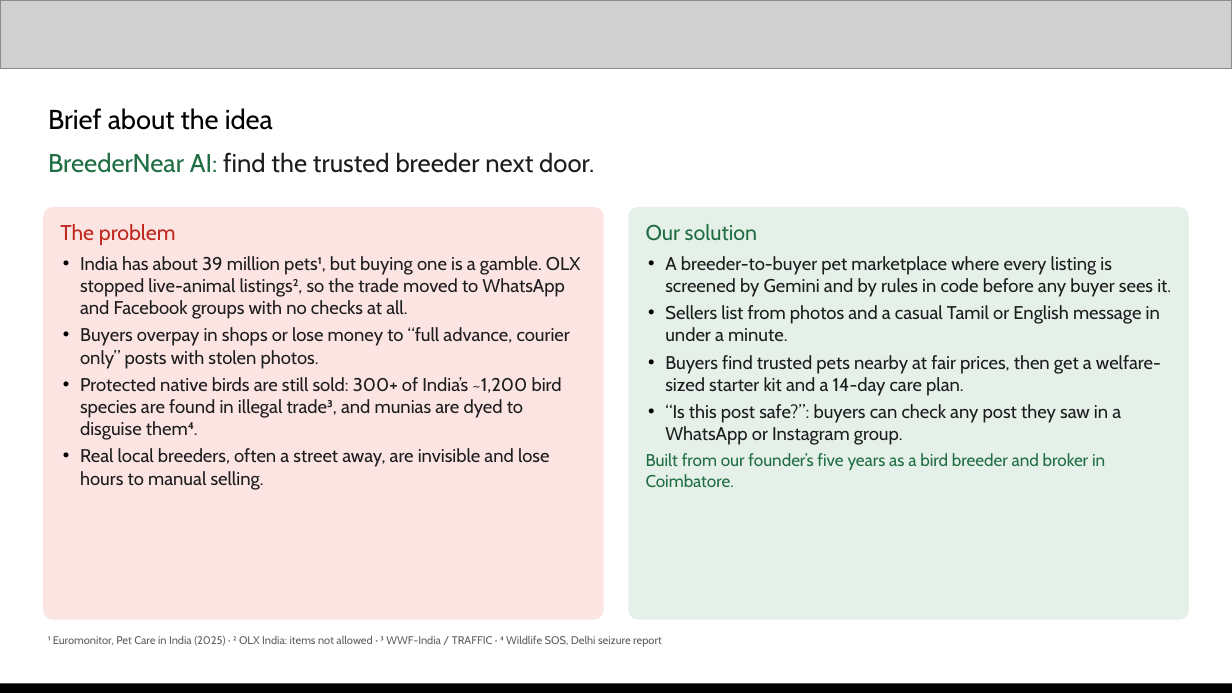
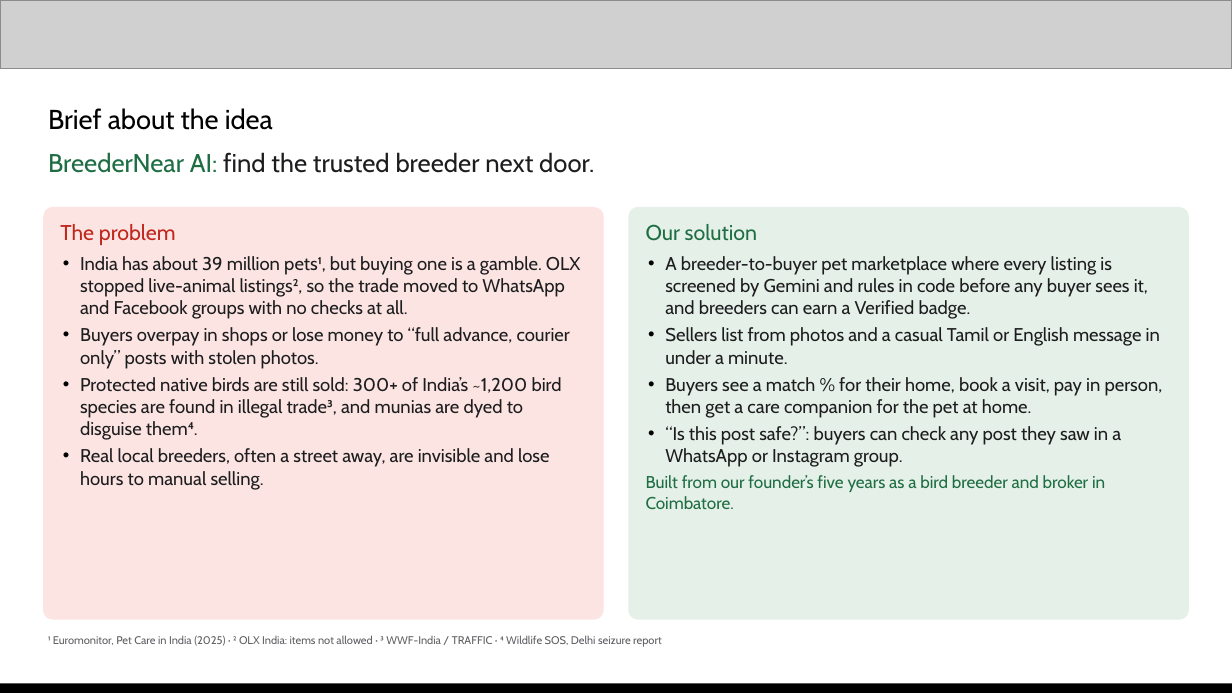
Before and after one commit to sudarsan-22/breedernear-ai, a slide deck: slide 2 of docs/submission/BreederNear-AI-deck.pptx. Drawn at 1232x693 pixels with LibreOffice and Linux fonts; fonts in the diff are those of the drawing; grey boxes stand for pictures. Boxes give left, top, right and bottom in pixels: in the first picture for what was removed or moved away, otherwise in the second. Text is boxed around its words. In the diff, an @@ line names an element or a change of style, - is before the commit and + after.

```diff
--- a/docs/submission/BreederNear-AI-deck.pptx
+++ b/docs/submission/BreederNear-AI-deck.pptx
@@ text at [665,256,1148,319]: text changed @@
-• A breeder-to-buyer pet marketplace where every listing is screened by Gemini and by rules in code before any buyer sees it.
+• A breeder-to-buyer pet marketplace where every listing is screened by Gemini and rules in code before any buyer sees it, and breeders can earn a Verified badge.
@@ text at [665,377,1163,418]: text changed @@
-• Buyers find trusted pets nearby at fair prices, then get a welfare-sized starter kit and a 14-day care plan.
+• Buyers see a match % for their home, book a visit, pay in person, then get a care companion for the pet at home.
```
Also in this commit, not shown: 9 other slides changed, 1 other file.
